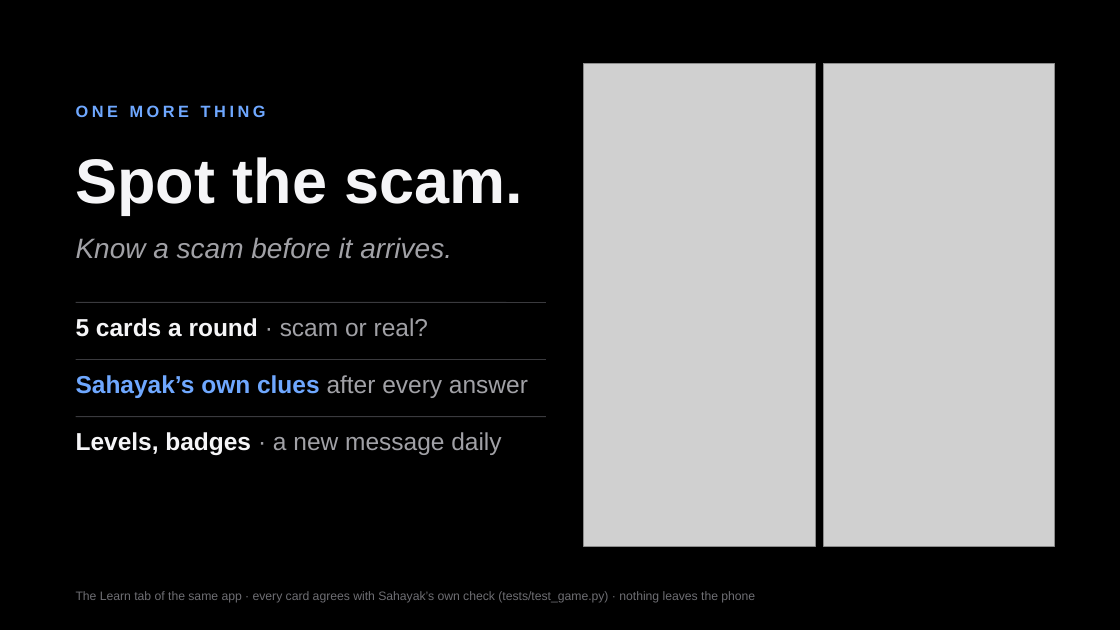
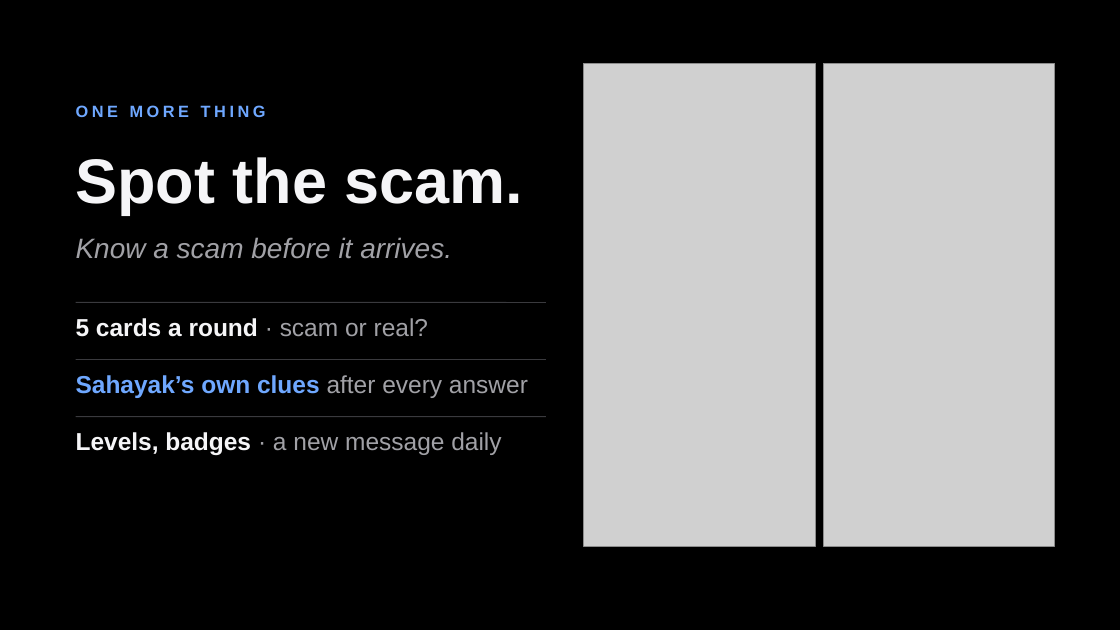
Before and after one commit to ishmiit/Sahayak, a slide deck: slide 12 of docs/deck/Sahayak_Keynote_v5.pptx. Drawn at 1120x630 pixels with LibreOffice and Linux fonts; fonts in the diff are those of the drawing; grey boxes stand for pictures. Boxes give left, top, right and bottom in pixels: in the first picture for what was removed or moved away, otherwise in the second. Text is boxed around its words. In the diff, an @@ line names an element or a change of style, - is before the commit and + after.

```diff
--- a/docs/deck/Sahayak_Keynote_v5.pptx
+++ b/docs/deck/Sahayak_Keynote_v5.pptx
@@ text removed at (x1=76, y1=591, x2=755, y2=603) @@
-The Learn tab of the same app · every card agrees with Sahayak’s own check (tests/test_game.py) · nothing leaves the phone
```
Also in this commit, not shown: 10 other slides changed, 3 other files.
